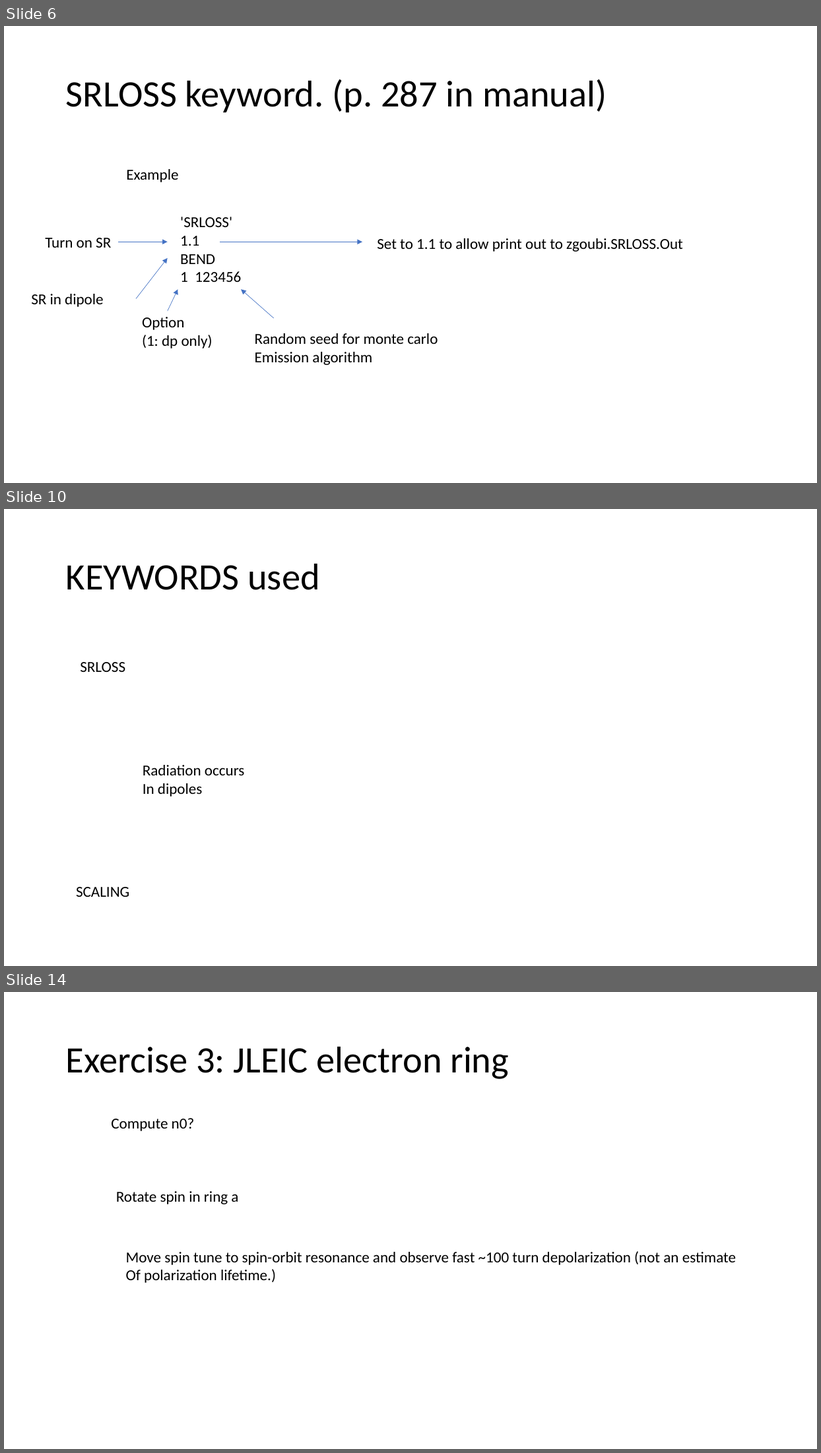
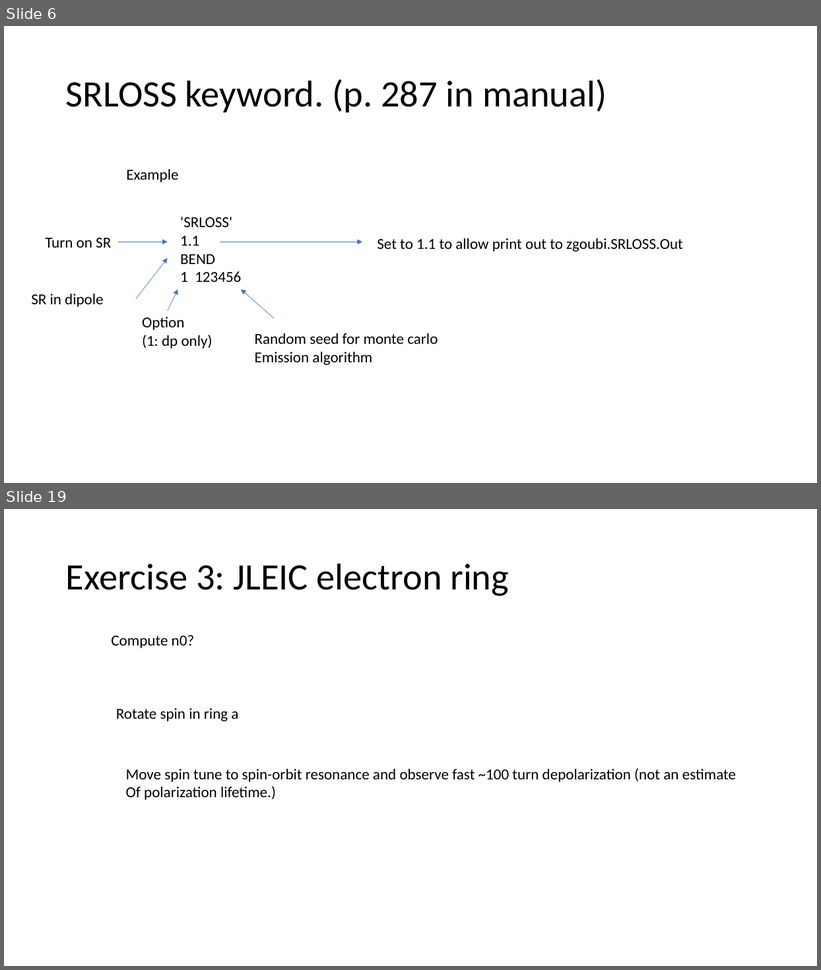
Before and after one commit to radiasoft/Zgoubi-Workshop, a slide deck: Tutorials/Tuesday/TutTu1/Tuesday Tutorial Slides.pptx. Shown one above the other, each under a label of ours: slides 6, 10 and 14 before the commit, slides 6 and 19 after it; the slides between them are not shown. The pictures are 821x1453 and 821x970 pixels, drawn with LibreOffice and Linux fonts; fonts in the diff are those of the drawing. Boxes give left, top, right and bottom in pixels: in the first picture for what was removed or moved away, otherwise in the second. Text is boxed around its words. In the diff, an @@ line names an element or a change of style, - is before the commit and + after.

```diff
--- a/Tutorials/Tuesday/TutTu1/Tuesday Tutorial Slides.pptx
+++ b/Tutorials/Tuesday/TutTu1/Tuesday Tutorial Slides.pptx
@@ slide 10 removed at [4, 509, 817, 966], background #FFFFFF @@
@@ title removed at [66, 563, 319, 590] @@
-KEYWORDS used
@@ text removed at [80, 662, 125, 672] @@
-SRLOSS
@@ text removed at [143, 765, 244, 797] @@
-Radiation occurs
-In dipoles
@@ text removed at [76, 887, 129, 897] @@
-SCALING
@@ what was slide 14 is now slide 19 @@
```
Also in this commit, not shown: 4 slides changed, 10 slides added, 4 other slides removed.
